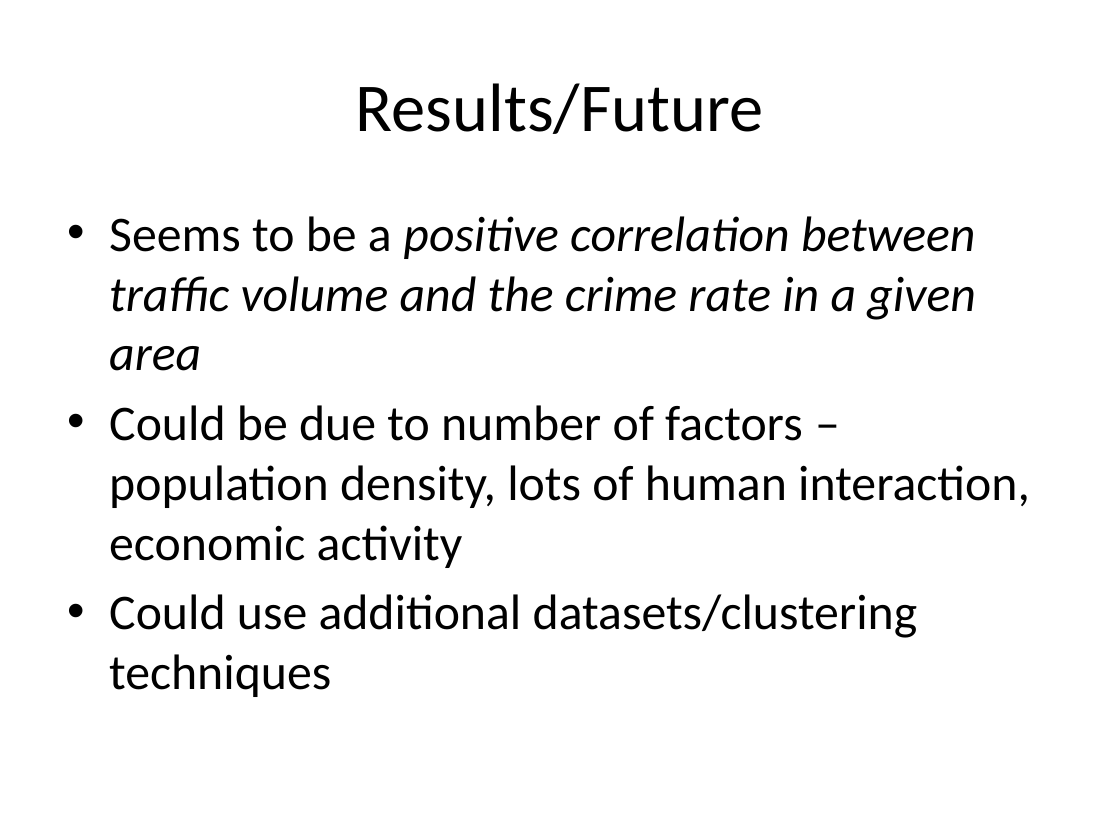
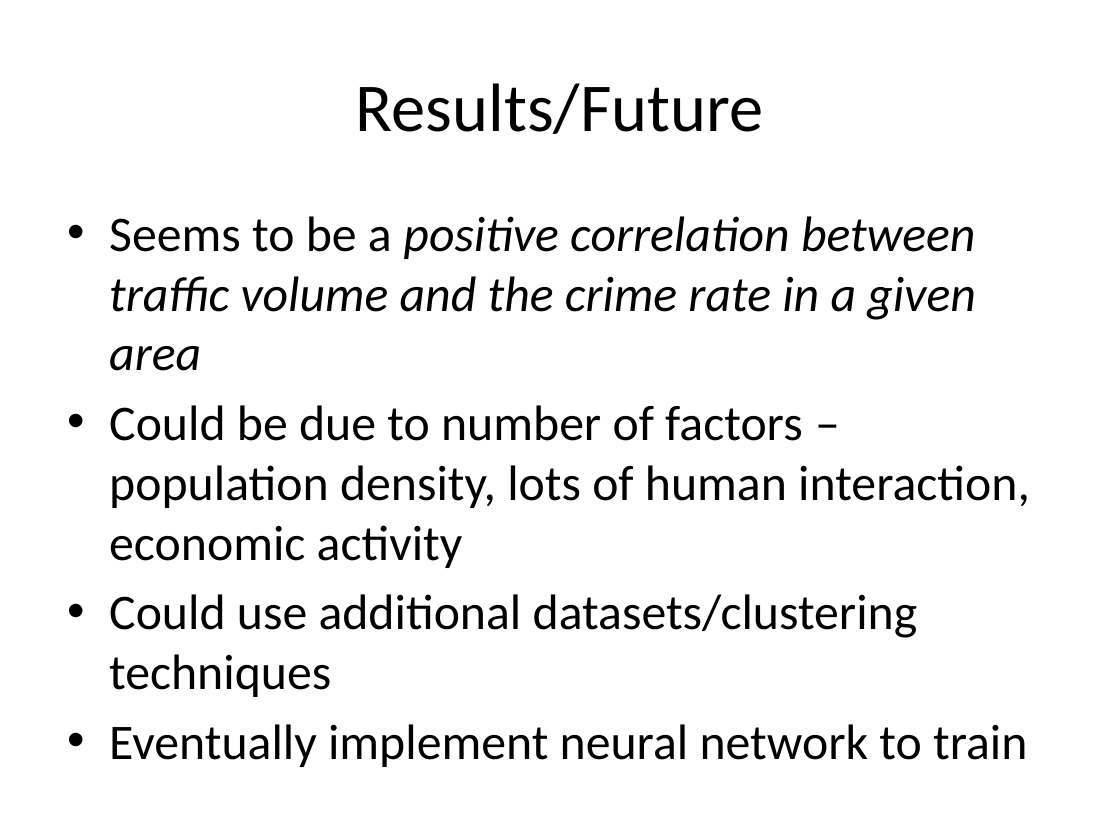
Before and after one commit to kalyons11/6.s097-project, a slide deck: slide 12 of presentation/final_presentation.pptx. Drawn at 1120x840 pixels with LibreOffice and Linux fonts; fonts in the diff are those of the drawing. Boxes give left, top, right and bottom in pixels: in the first picture for what was removed or moved away, otherwise in the second. Text is boxed around its words. In the diff, an @@ line names an element or a change of style, - is before the commit and + after.

Commit message:
Quick add.

```diff
--- a/presentation/final_presentation.pptx
+++ b/presentation/final_presentation.pptx
@@ text at [109,724,1027,767]: paragraph added @@
+• Eventually implement neural network to train
```
